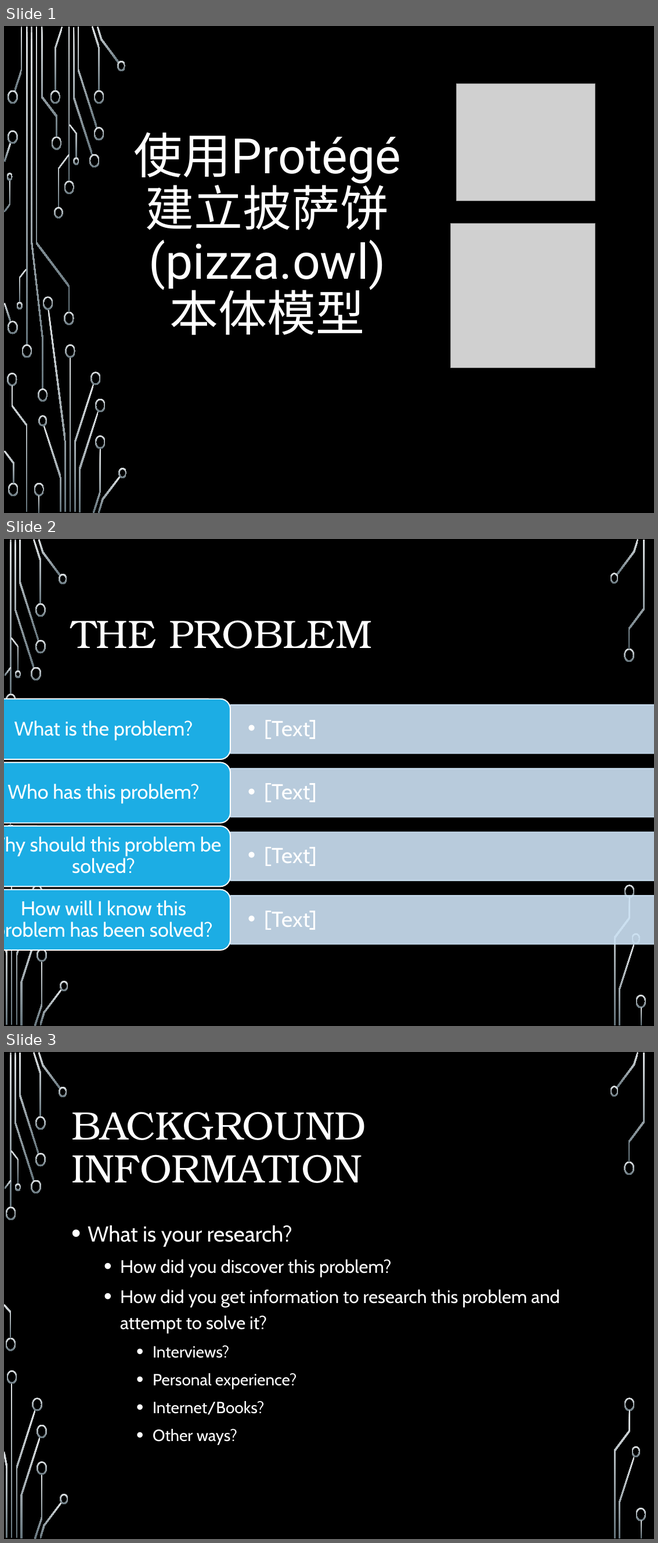
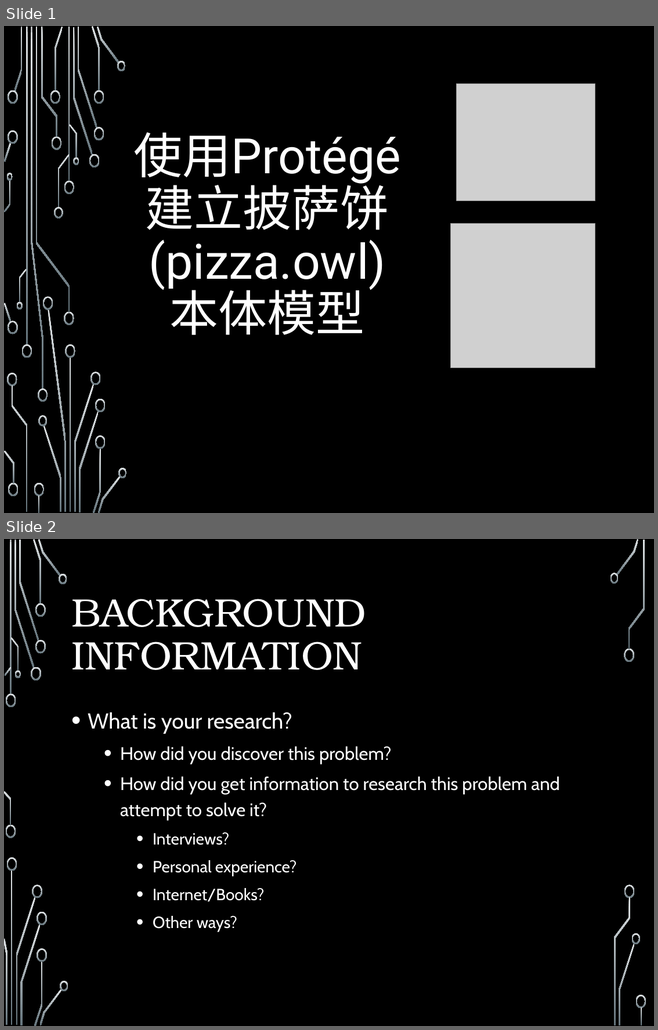
Before and after one commit to yasenstar/ontology-pizza-cn, a slide deck: 使用Protégé建立pizza本体模型.pptx. Shown one above the other, each under a label of ours: slides 1, 2 and 3 before the commit, slides 1 and 2 after it. The pictures are 658x1543 and 658x1030 pixels, drawn with LibreOffice and Linux fonts; fonts in the diff are those of the drawing; grey boxes stand for pictures; background and template pictures are left out. Boxes give left, top, right and bottom in pixels: in the first picture for what was removed or moved away, otherwise in the second. Text is boxed around its words. In the diff, an @@ line names an element or a change of style, - is before the commit and + after.

```diff
--- a/使用Protégé建立pizza本体模型.pptx
+++ b/使用Protégé建立pizza本体模型.pptx
@@ slide 2 removed at <box>4,539,654,1026</box>, background picture (left out); not listed: 34 template elements that a slide beside it also shows @@
@@ title removed at <box>71,620,372,649</box> @@
-THE PROBLEM
@@ group removed at <box>4,699,654,950</box>: 8 texts, 4 round same rects, 4 rounded rectangles @@
-  • [Text]
-What is the problem?
-  • [Text]
-Who has this problem?
-  • [Text]
-Why should this problem be solved?
-  • [Text]
-How will I know this problem has been solved?
@@ what was slide 3 is now slide 2 @@
```
Also in this commit, not shown: 5 other slides removed.
